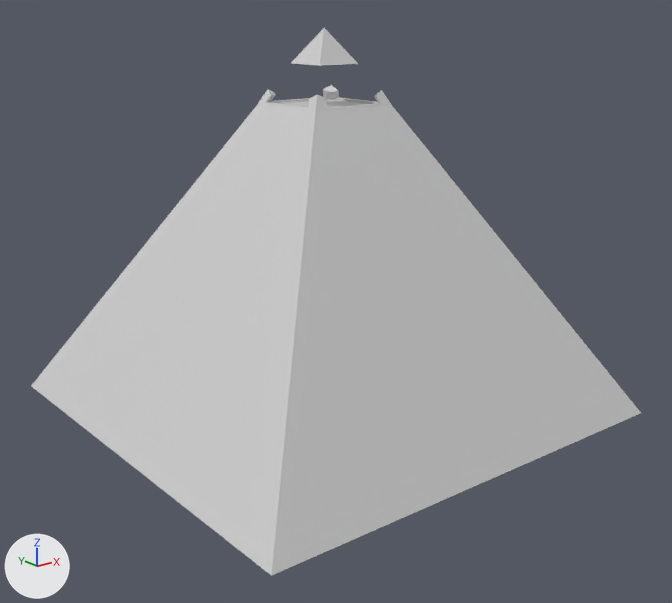
An edit to the COLLADA model Project1/res/casas/piramide.dae, drawn before and after from the same camera.
The view is the same before and after, from a camera (50 mm lens) standing at (-183.0, -235.0, 28.0) and looking at (-2.0, -8.0, -62.0). Every picture has the same lights, and +X, +Y and +Z are marked at lower left. Where no turn or scale is listed for an object, it has been applied to the vertices.
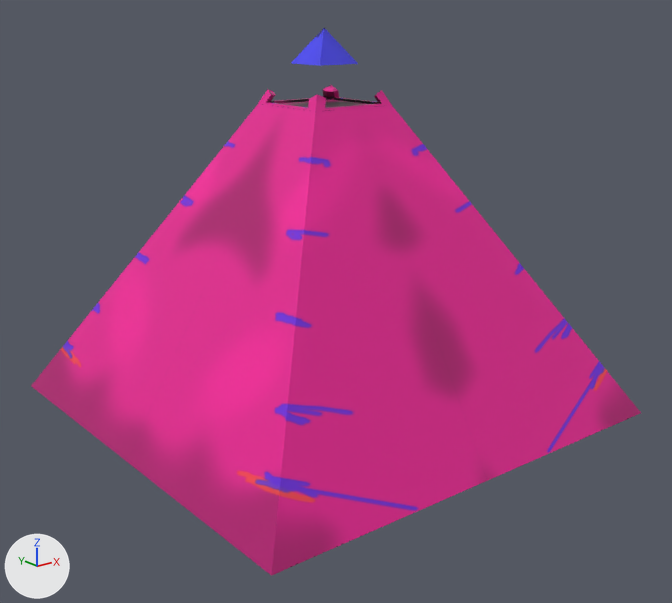
Scene script edits in JSON lines:
```json
{"op": "add", "block": "img_saddas_png", "code": ["img_saddas_png = load_image('saddas.png', 'saddas.png', 1024, 1024, 'sRGB')"]}
{"op": "add", "block": "img_material_003_diffuse_color_png", "code": ["img_material_003_diffuse_color_png = load_image('Material_003 Diffuse Color.png', 'Material_003 Diffuse Color.png', 1024, 1024, 'sRGB')"]}
{"op": "remove", "block": "mat_material_003", "code": "mat_material_003.base_color = (0.64, 0.64, 0.64)  # light grey #d1d1d1"}
{"op": "add", "block": "mat_material_003", "code": "mat_material_003.texture = img_material_003_diffuse_color_png"}
{"op": "remove", "block": "mat_material_001", "code": "mat_material_001.base_color = (0.64, 0.64, 0.64)  # light grey #d1d1d1"}
{"op": "add", "block": "mat_material_001", "code": "mat_material_001.texture = img_saddas_png"}
```

Pixel boxes [x1, y1, x2, y2] of what changed, in the pictures (672 x 603 px):
```json
{"object": "Plane", "change": "surface changed", "before": [31, 85, 641, 576], "after": [31, 85, 641, 576], "on screen": "grey to pink"}
{"object": "Cube", "change": "surface changed", "before": [291, 28, 358, 66], "after": [291, 28, 358, 66], "on screen": "grey to blue"}
```
